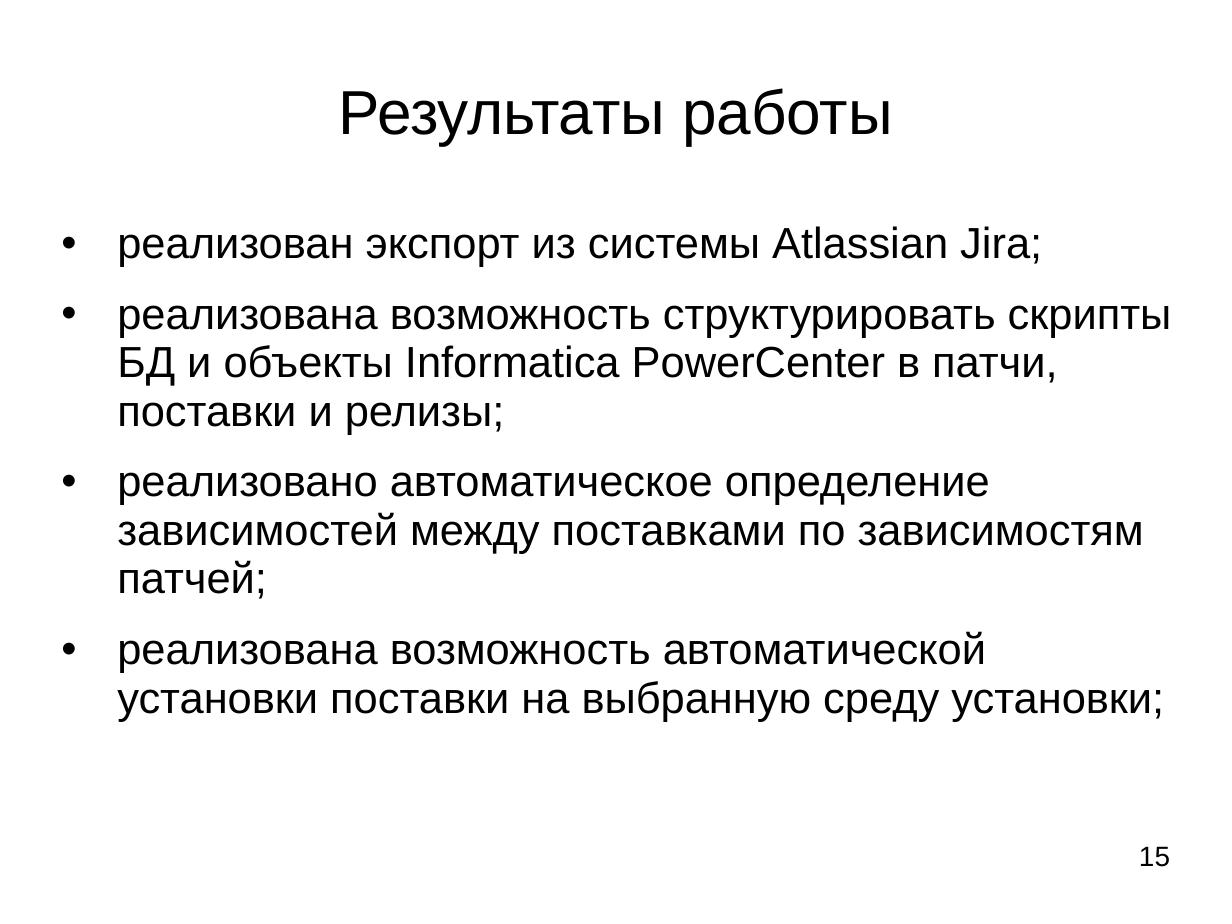
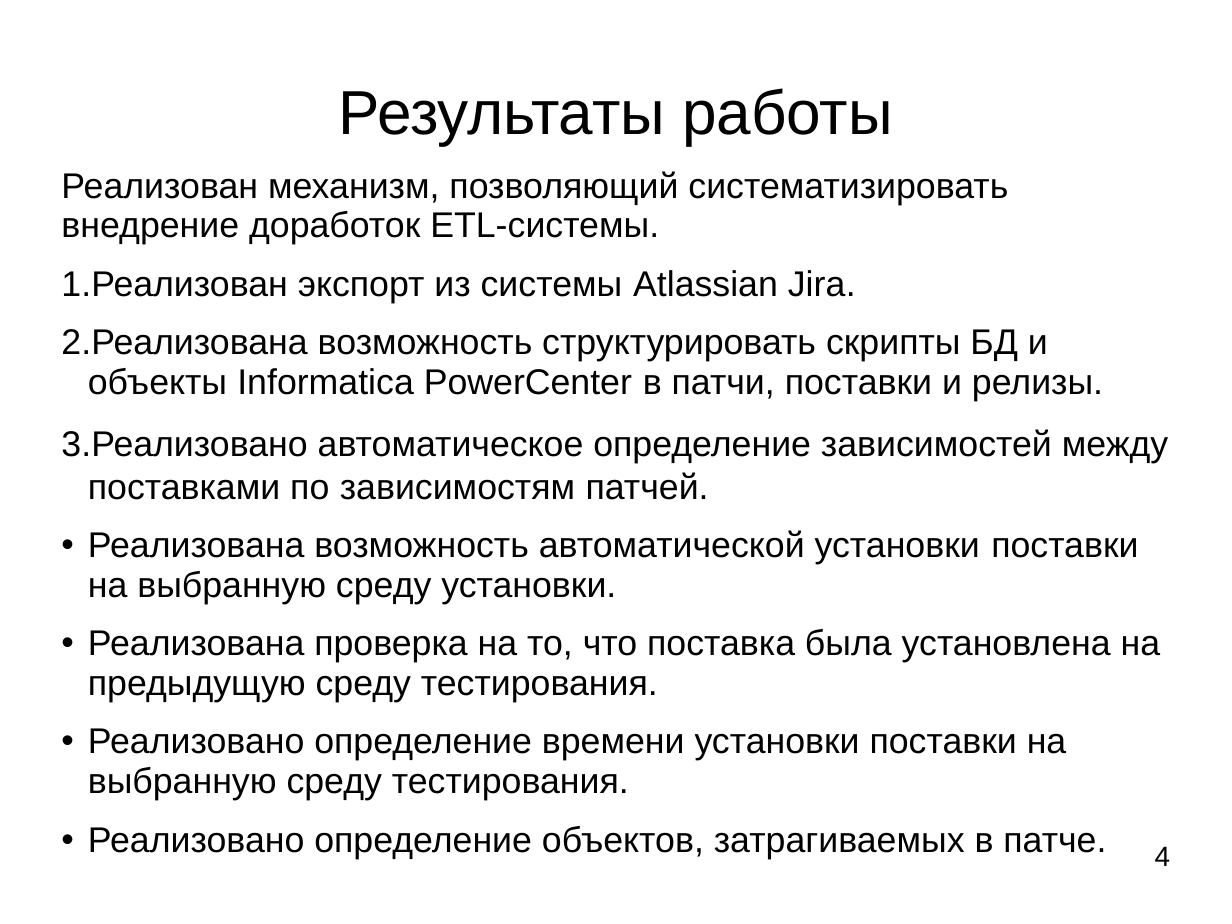
Before and after one commit to ledenevdmitry/CoreApp, a slide deck: slide 16 of LedenevDiplom.ppt (slide 18 before the commit). Drawn at 1232x924 pixels with LibreOffice and Linux fonts; fonts in the diff are those of the drawing. Boxes give left, top, right and bottom in pixels: in the first picture for what was removed or moved away, otherwise in the second. Text is boxed around its words. In the diff, an @@ line names an element or a change of style, - is before the commit and + after.

```diff
--- a/LedenevDiplom.ppt
+++ b/LedenevDiplom.ppt
@@ text at <box>61,171,1169,859</box>: text changed; size 28 to 23 pt @@
-• реализован экспорт из системы Atlassian Jira;
-• реализована возможность структурировать скрипты БД и объекты Informatica PowerCenter в патчи, поставки и релизы;
-• реализовано автоматическое определение зависимостей между поставками по зависимостям патчей;
-• реализована возможность автоматической установки поставки на выбранную среду установки;
+Реализован механизм, позволяющий систематизировать внедрение доработок ETL-системы.
+1. Реализован экспорт из системы Atlassian Jira.
+2. Реализована возможность структурировать скрипты БД и объекты Informatica PowerCenter в патчи, поставки и релизы.
+3. Реализовано автоматическое определение зависимостей между поставками по зависимостям патчей.
+• Реализована возможность автоматической установки поставки на выбранную среду установки.
+• Реализована проверка на то, что поставка была установлена на предыдущую среду тестирования.
+• Реализовано определение времени установки поставки на выбранную среду тестирования.
+• Реализовано определение объектов, затрагиваемых в патче.
@@ text at <box>1155,846,1171,866</box>: text changed @@
-15
+4
```
Also in this commit, not shown: 9 other slides changed, 4 slides removed, 2 other files.
